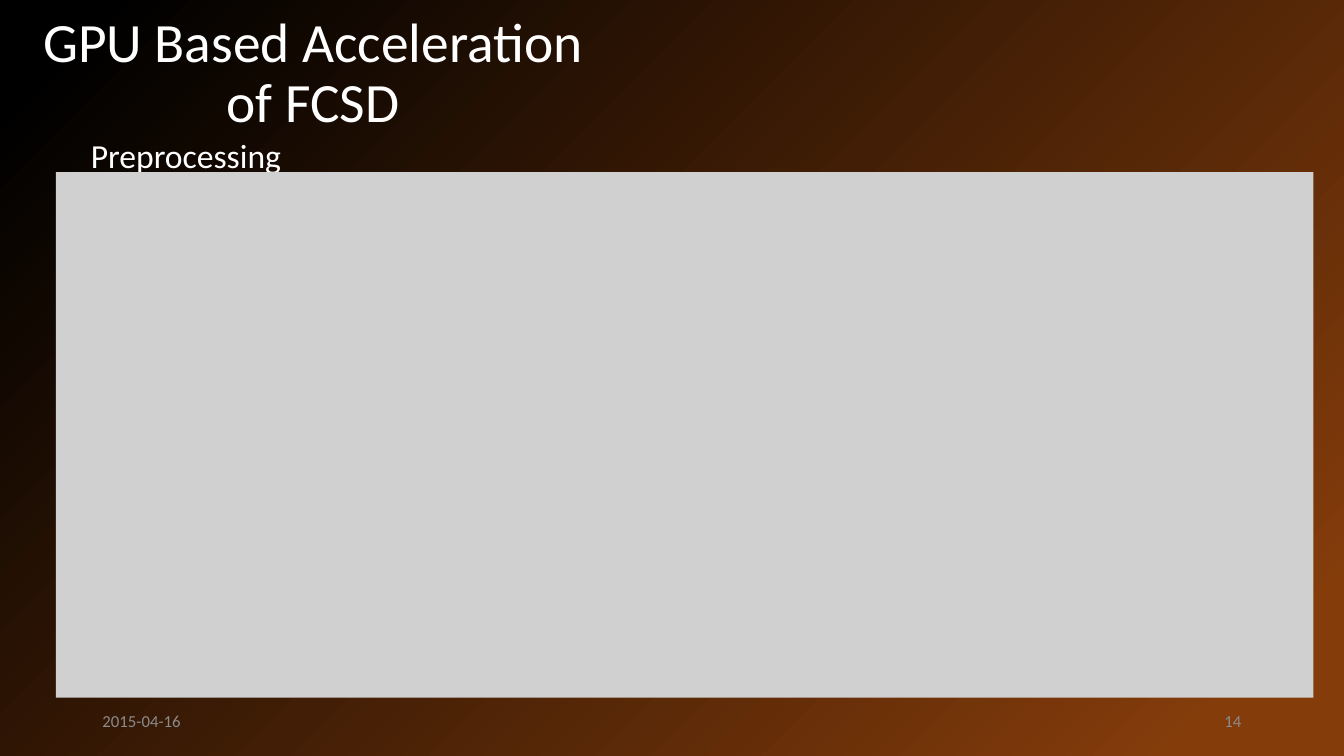
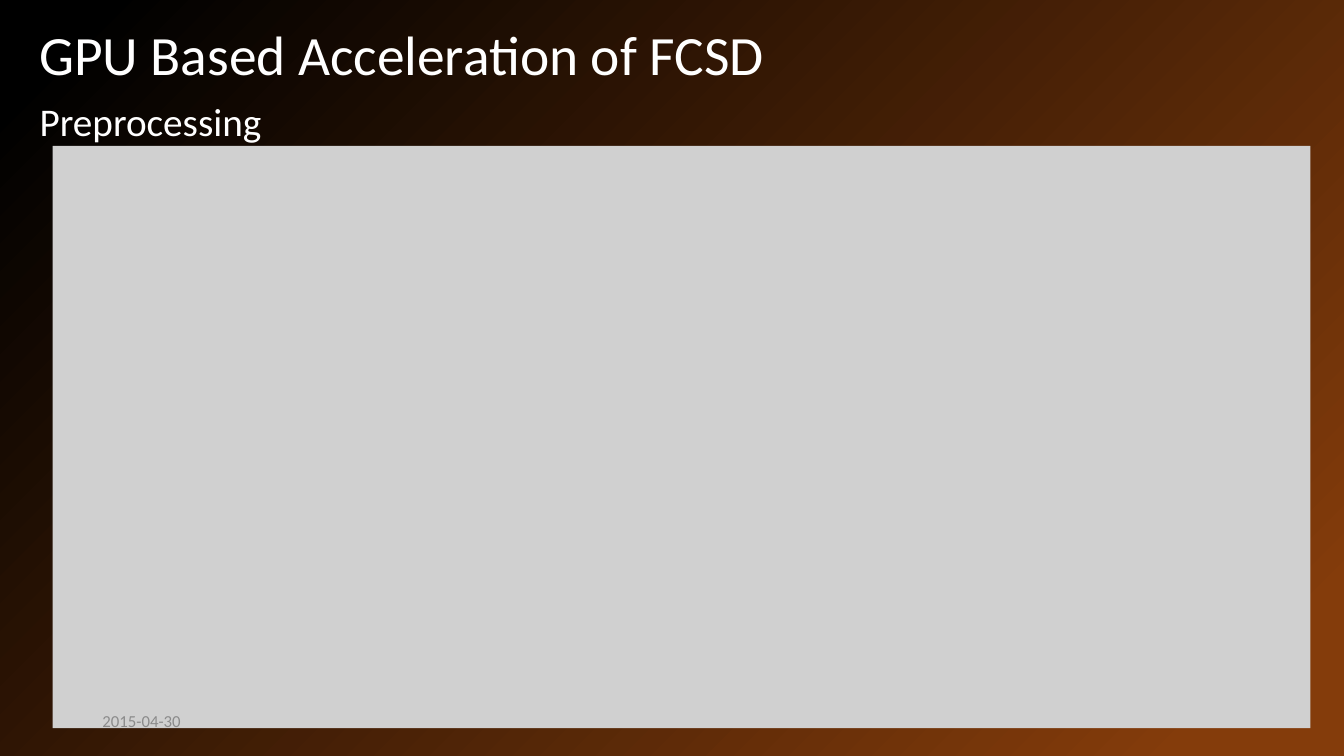
Before and after one commit to john-jiang-ca/Tianpei, a slide deck: slide 14 of FCSD-CUDA project/Presentation/CCECE2015 Presentation Tianpei Chen.pptx. Drawn at 1344x756 pixels with LibreOffice and Linux fonts; fonts in the diff are those of the drawing; grey boxes stand for pictures. Boxes give left, top, right and bottom in pixels: in the first picture for what was removed or moved away, otherwise in the second. Text is boxed around its words. In the diff, an @@ line names an element or a change of style, - is before the commit and + after.

```diff
--- a/FCSD-CUDA project/Presentation/CCECE2015 Presentation Tianpei Chen.pptx
+++ b/FCSD-CUDA project/Presentation/CCECE2015 Presentation Tianpei Chen.pptx
@@ title "GPU Based Acceleration of FCSD" rewrapped from (x1=43, y1=23, x2=582, y2=123) to (x1=39, y1=36, x2=764, y2=76) @@
@@ text "Preprocessing" moved from (x1=91, y1=145, x2=281, y2=177) to (x1=40, y1=109, x2=262, y2=147) @@
@@ text "Preprocessing" at (x1=40, y1=109, x2=262, y2=147): size 24 to 28 pt @@
@@ picture resized from (x1=55, y1=172, x2=1314, y2=698) to (x1=52, y1=146, x2=1311, y2=729) @@
@@ text at (x1=102, y1=716, x2=180, y2=732): text changed @@
-2015-04-16
+2015-04-30
```
Also in this commit, not shown: 17 other slides changed, 5 slides added, 1 other file.
